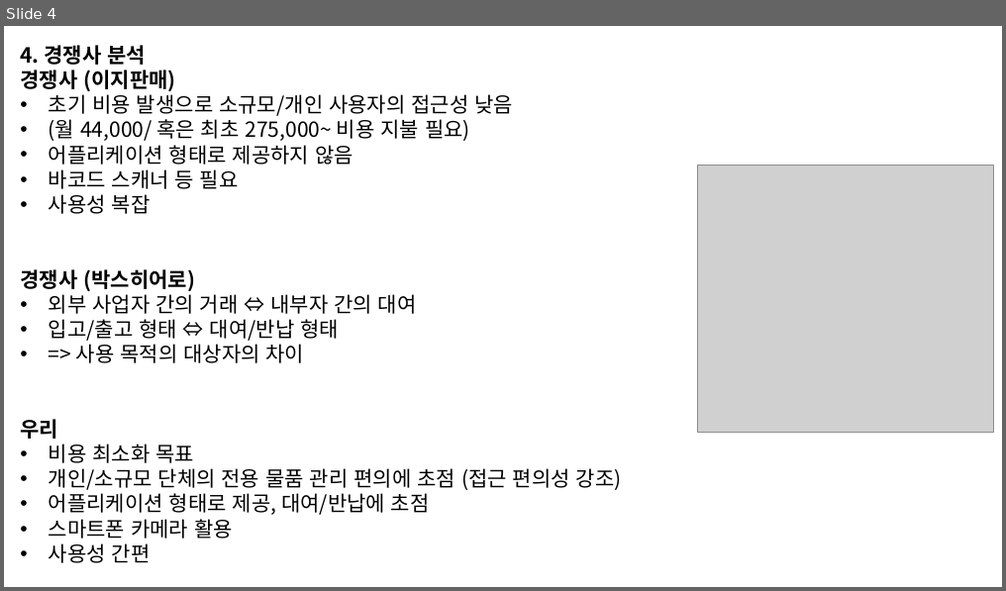
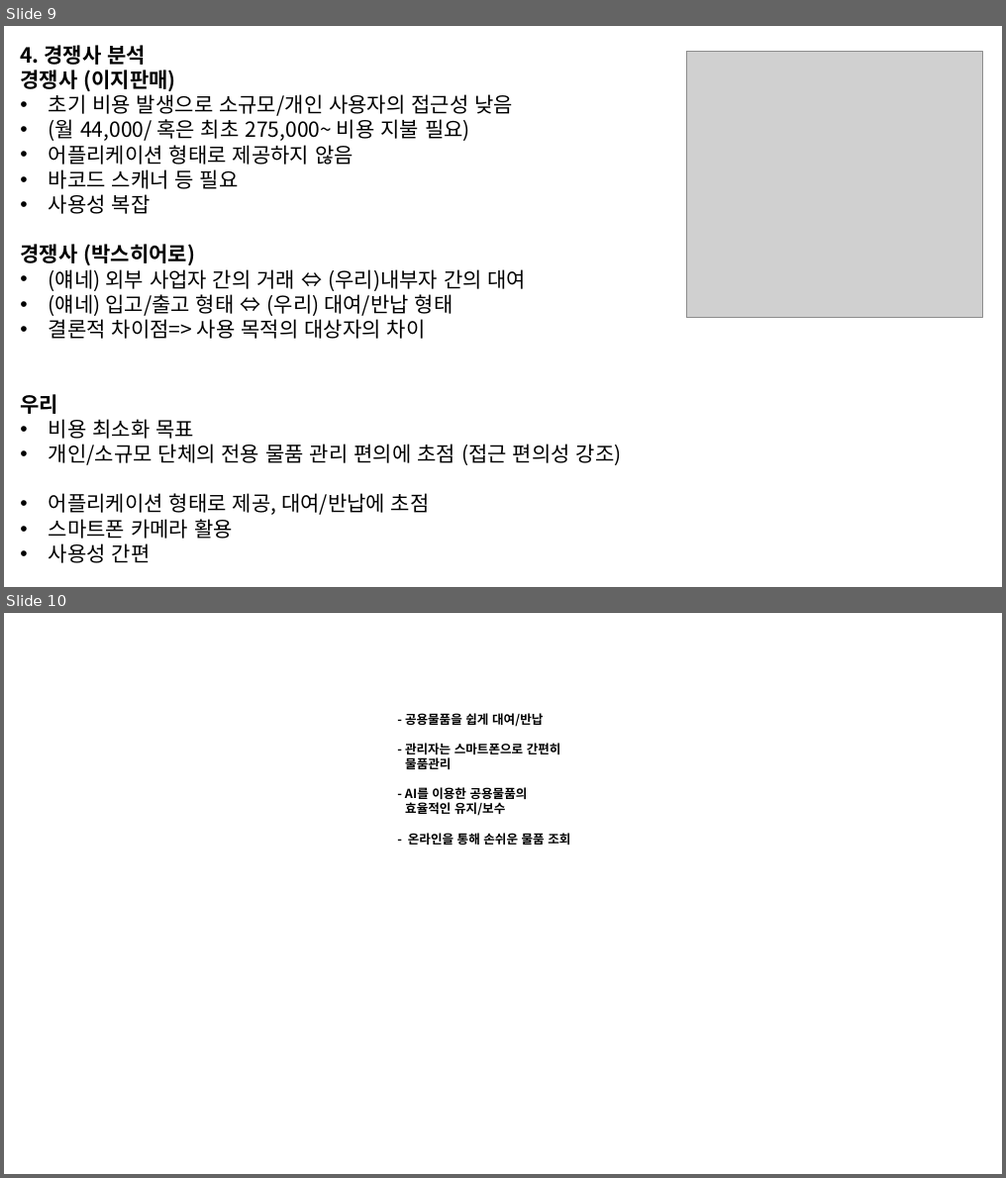
Before and after one commit to DEU-High-Five/4-1_Capstone_Document, a slide deck: 중간발표/중간발표(초안계획).pptx. Shown one above the other, each under a label of ours: slide 4 before the commit, slides 9 and 10 after it. The pictures are 1006x591 and 1006x1178 pixels, drawn with LibreOffice and Linux fonts; fonts in the diff are those of the drawing; grey boxes stand for pictures; background and template pictures are left out. Boxes give left, top, right and bottom in pixels: in the first picture for what was removed or moved away, otherwise in the second. Text is boxed around its words. In the diff, an @@ line names an element or a change of style, - is before the commit and + after.

```diff
--- a/중간발표/중간발표(초안계획).pptx
+++ b/중간발표/중간발표(초안계획).pptx
@@ slide 10 added at [4,613,1002,1174], background picture (left out) @@
@@ text added at [405,713,570,848], 12 pt, text #000000, bold @@
+- 공용물품을 쉽게 대여/반납
+- 관리자는 스마트폰으로 간편히
+물품관리
+- AI를 이용한 공용물품의
+효율적인 유지/보수
+- 온라인을 통해 손쉬운 물품 조회
@@ what was slide 4 is now slide 9 @@
@@ slide 9 changed as well @@
@@ picture: place and size @@
-picture at [697,166,993,433]
+picture at [687,51,982,318]
@@ text at [49,270,527,339]: text changed @@
-• 외부 사업자 간의 거래 ⇔ 내부자 간의 대여
-• 입고/출고 형태 ⇔ 대여/반납 형태
-• => 사용 목적의 대상자의 차이
+• (얘네) 외부 사업자 간의 거래 ⇔ (우리)내부자 간의 대여
+• (얘네) 입고/출고 형태 ⇔ (우리) 대여/반납 형태
+• 결론적 차이점=> 사용 목적의 대상자의 차이
```
Also in this commit, not shown: 3 other slides changed, 7 other slides added, 1 slide removed, 1 other file.
